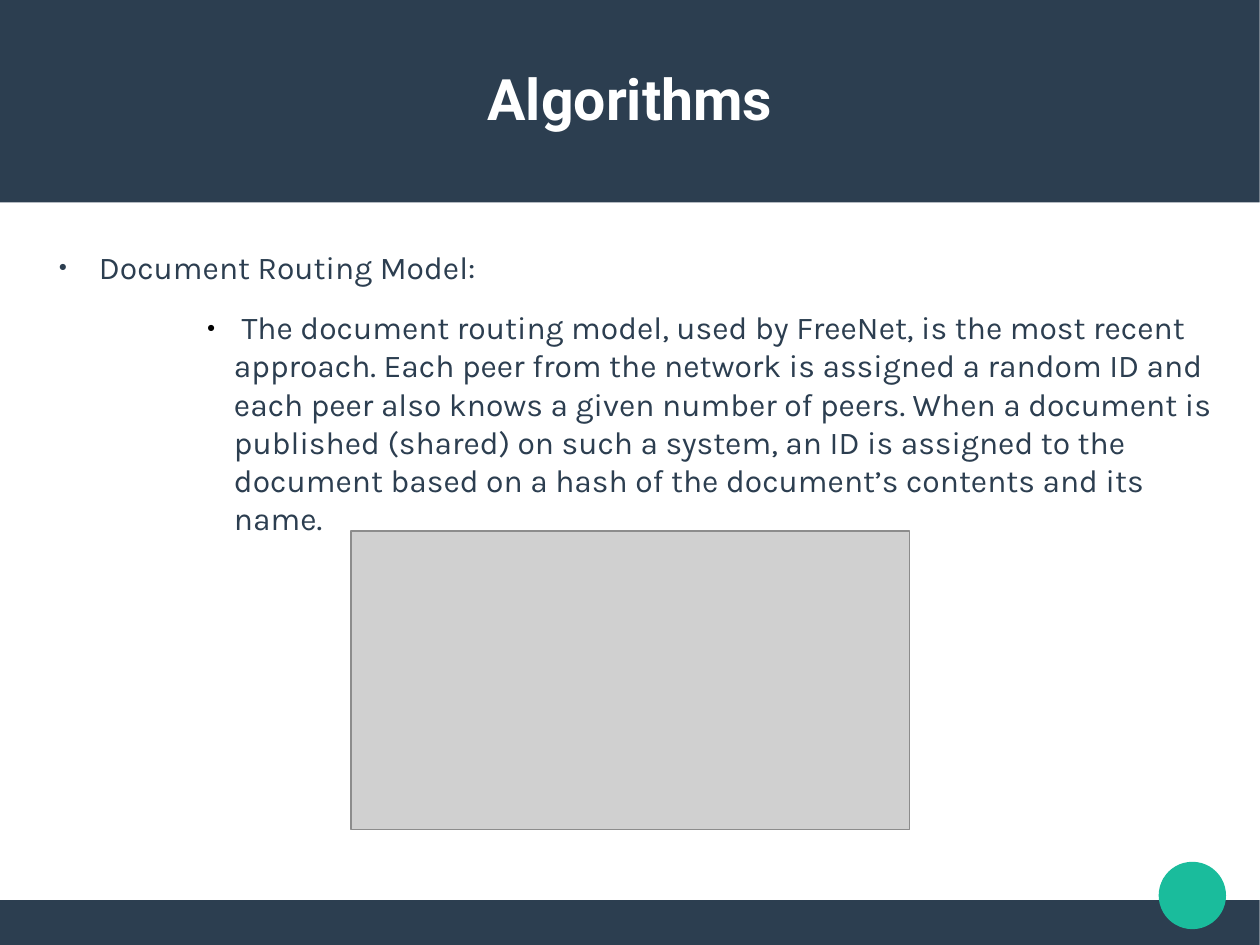
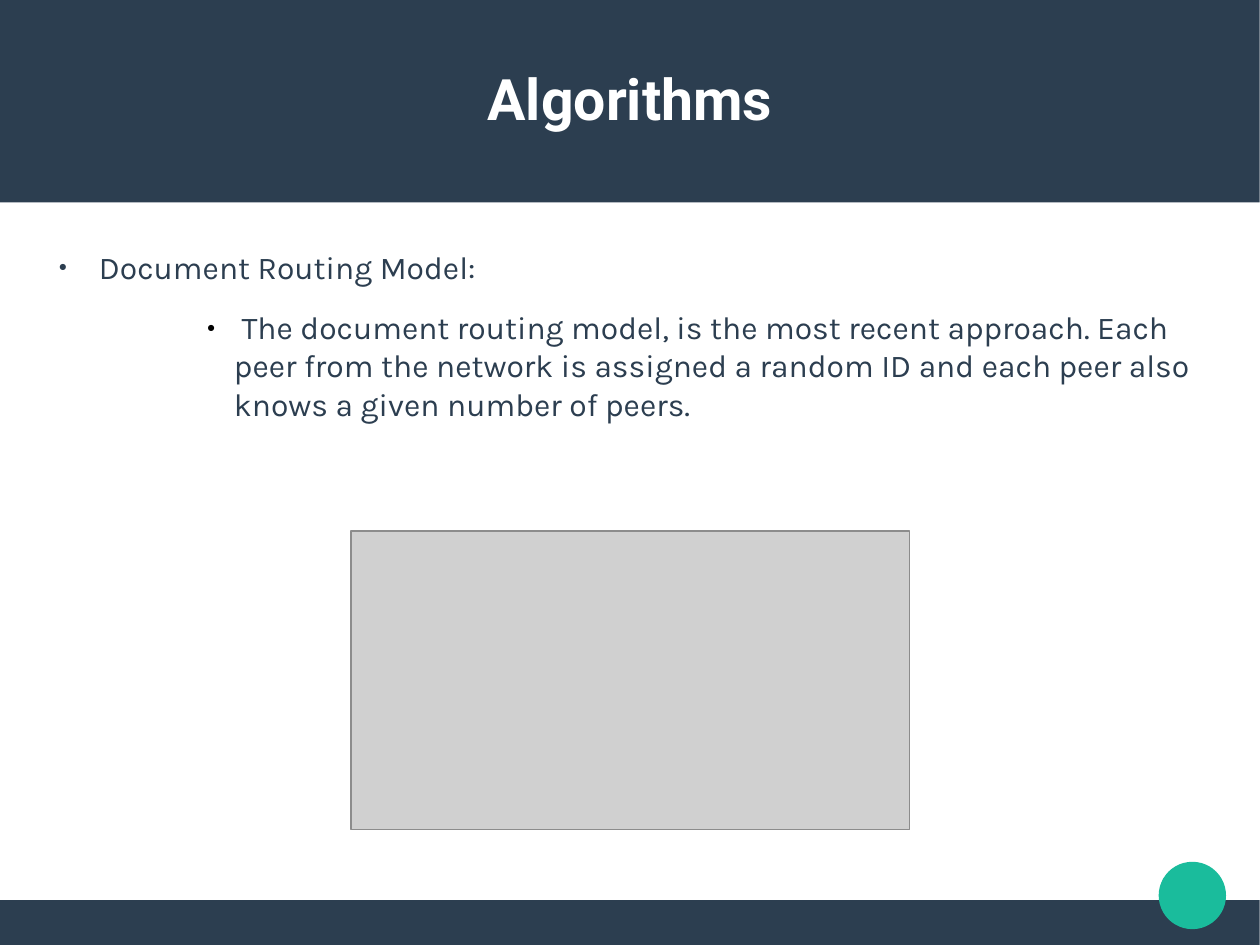
Before and after one commit to ishanjoshi02/TeSeminar, a slide deck: slide 12 of Presentation/Neeraj/Presentation.odp (slide 10 before the commit). Drawn at 1260x945 pixels with LibreOffice and Linux fonts; fonts in the diff are those of the drawing; grey boxes stand for pictures. Boxes give left, top, right and bottom in pixels: in the first picture for what was removed or moved away, otherwise in the second. Text is boxed around its words. In the diff, an @@ line names an element or a change of style, - is before the commit and + after.

```diff
--- a/Presentation/Neeraj/Presentation.odp
+++ b/Presentation/Neeraj/Presentation.odp
@@ text at (234, 317, 1189, 423): text changed @@
-            ● The document routing model, used by FreeNet, is the most recent approach. Each peer from the network is assigned a random ID and each peer also knows a given number of peers. When a document is published (shared) on such a system, an ID is assigned to the document based on a hash of the document’s contents and its name.
+            ● The document routing model, is the most recent approach. Each peer from the network is assigned a random ID and each peer also knows a given number of peers.
```
Also in this commit, not shown: 4 other slides changed, 3 slides added, 1 slide removed, 8 other files.
